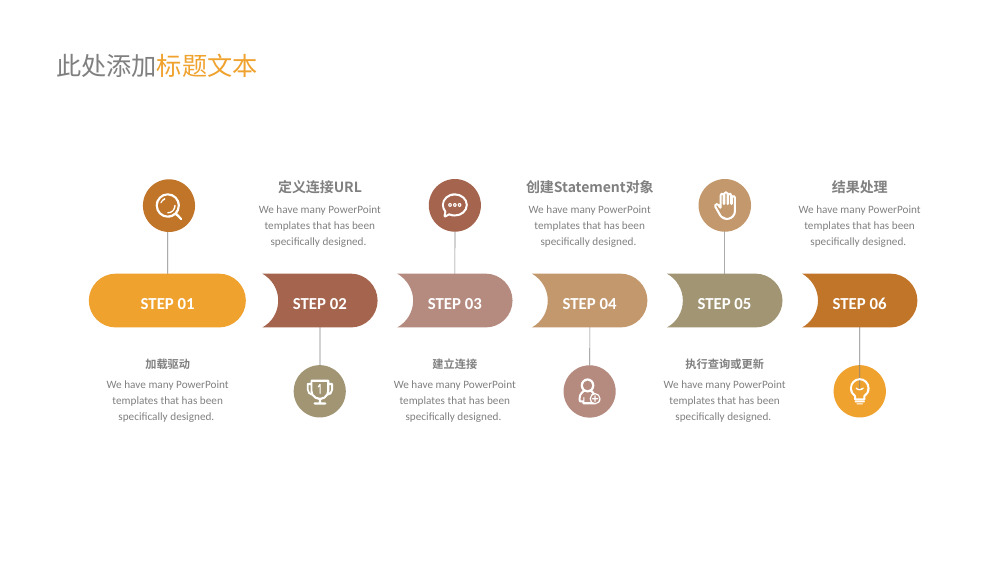
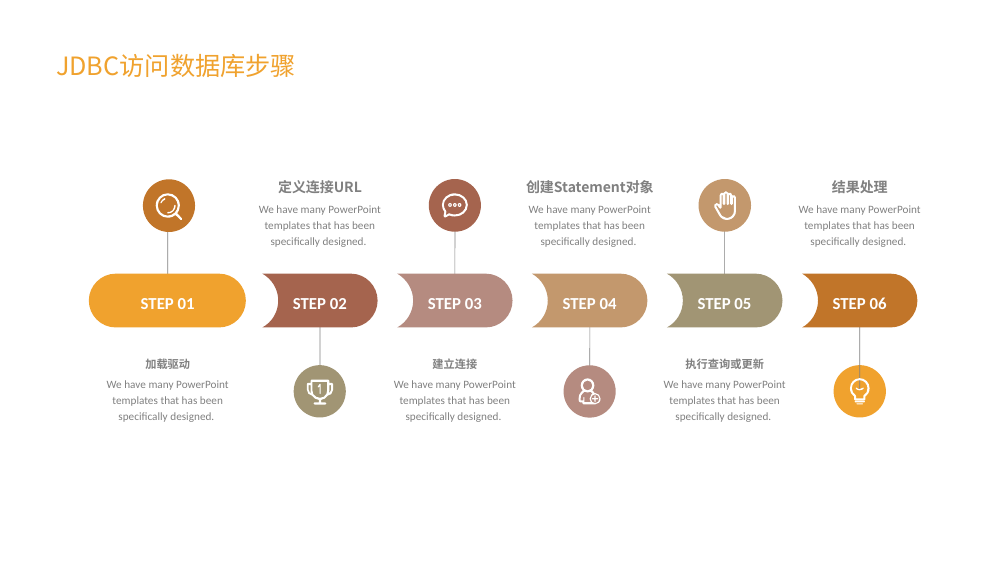
Before and after one commit to girlChan/Mybatis, a slide deck: slide 5 of mybatis培训系列一.pptx (slide 4 before the commit). Drawn at 1008x567 pixels with LibreOffice and Linux fonts; fonts in the diff are those of the drawing; background and template pictures are left out. Boxes give left, top, right and bottom in pixels: in the first picture for what was removed or moved away, otherwise in the second. Text is boxed around its words. In the diff, an @@ line names an element or a change of style, - is before the commit and + after.

```diff
--- a/mybatis培训系列一.pptx
+++ b/mybatis培训系列一.pptx
@@ text at [56, 53, 296, 77]: text changed; text colour #808080 to #F0A22E @@
-此处添加标题文本
+JDBC访问数据库步骤
```
Also in this commit, not shown: 1 other slide changed, 7 slides added, 1 slide removed.
